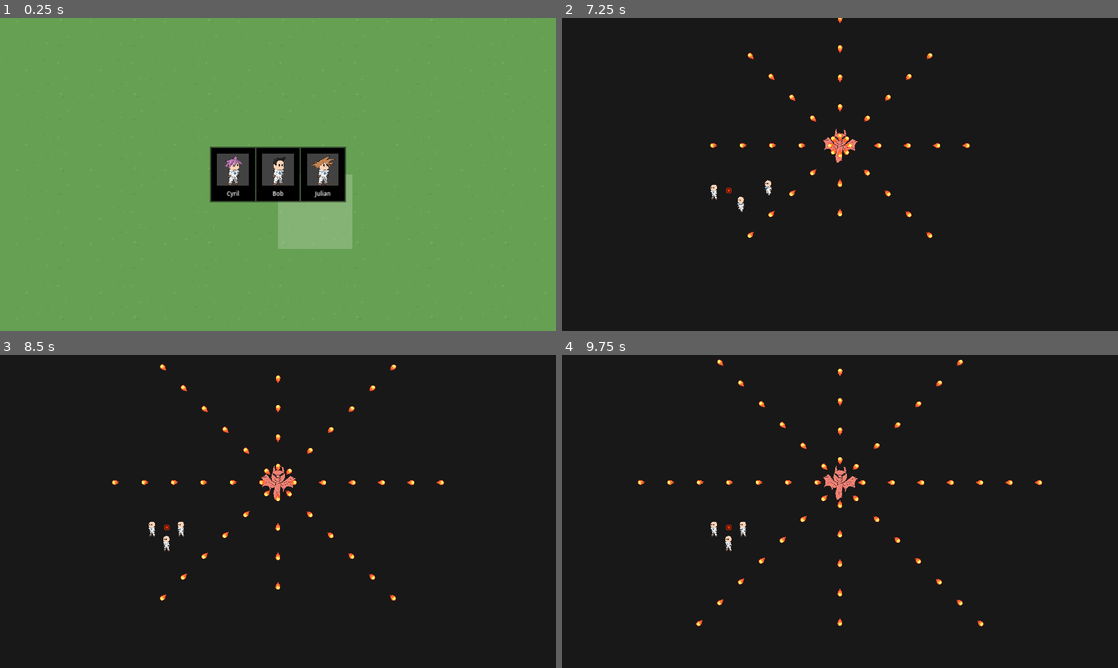
Above: before the commit, frames 1-4 (two rows, left to right).
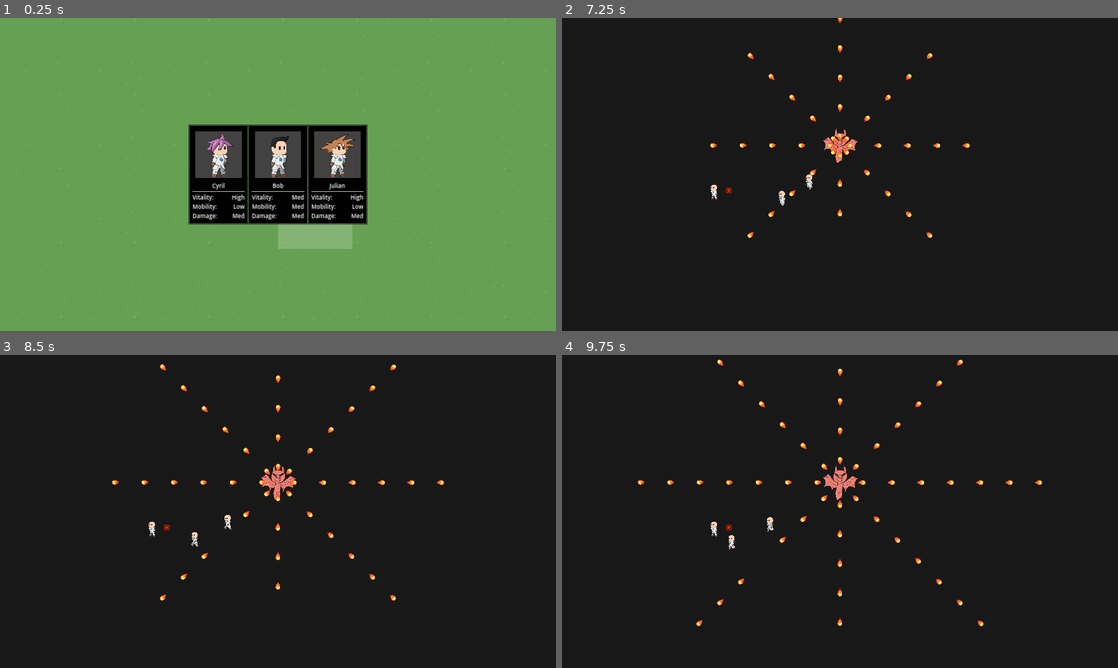
Above: after the commit, the same moments.

Repository: Hokome/BulletHellJam5
Game: Godot game, scene res://game.tscn
The game is run twice, just before and just after one commit, with the same random seed, the same clock (stepped at 60 frames per second) and the same inputs.
Inputs (mouse positions are in pixels of both pictures, inside the frame that each line leads up to):
- Up to frame 1 (0.25 s): no input
- Up to frame 2 (7.25 s): click (795, 174) at 0.52 s; click (795, 174) at 1.27 s; click (795, 174) at 2.02 s; click "Go!" at 2.75 s; tap Enter at 3.5 s; move the mouse to (840, 174) at 3.52 s; click (840, 174) at 3.6 s; move the mouse to (728, 190) at 4.27 s; right-click (728, 190) at 4.35 s; click (728, 190) at 4.42 s; move the mouse to (895, 105) at 5.02 s; click (895, 105) at 5.1 s; move the mouse to (812, 237) at 5.77 s; right-click (812, 237) at 5.85 s; click (812, 237) at 5.92 s; move the mouse to (1006, 221) at 6.52 s; click (1006, 221) at 6.6 s
- Up to frame 3 (8.5 s): move the mouse to (111, 464) at 7.27 s; right-click (111, 464) at 7.35 s; click (111, 464) at 7.42 s; move the mouse to (305, 511) at 8.02 s; click (305, 511) at 8.1 s
- Up to frame 4 (9.75 s): move the mouse to (756, 433) at 8.77 s; right-click (756, 433) at 8.85 s; click (756, 433) at 8.92 s; move the mouse to (962, 495) at 9.52 s; click (962, 495) at 9.6 s

The runs differ from the first frame. In frame 1, 8.4% of the frame differs, in the area x 33-67%, y 34-66%; in frame 2, 0.2%; in frame 3, 0.2%; in frame 4, 0.2%.

Commit message:
Stats display on new unit screen

Diff:
--- a/ui/new_unit_info.tscn
+++ b/ui/new_unit_info.tscn
@@ -1,10 +1,11 @@
-[gd_scene load_steps=8 format=3 uid="uid://cjgt6o7osy4s"]
+[gd_scene load_steps=9 format=3 uid="uid://cjgt6o7osy4s"]
 
 [ext_resource type="Theme" uid="uid://c4511mdsphtiy" path="res://ui/main_theme.tres" id="1_hpeeg"]
 [ext_resource type="Script" path="res://ui/unit_ui.gd" id="2_ln28w"]
 [ext_resource type="Texture2D" uid="uid://dtuhcjag2ck76" path="res://units/ally/unit.png" id="3_8f3qg"]
 [ext_resource type="Theme" uid="uid://jlx340yoo0en" path="res://ui/over_button.tres" id="4_at4av"]
 [ext_resource type="Texture2D" uid="uid://n805cvcuaeqt" path="res://units/ally/hair/hair_goku.png" id="4_rroah"]
+[ext_resource type="PackedScene" uid="uid://dog125hlohoyk" path="res://ui/unit_stat_ui.tscn" id="5_oe8t5"]
 
 [sub_resource type="AtlasTexture" id="AtlasTexture_70qu3"]
 atlas = ExtResource("3_8f3qg")
@@ -14,8 +15,8 @@
 atlas = ExtResource("4_rroah")
 region = Rect2(0, 0, 256, 256)
 
-[node name="unit" type="PanelContainer" node_paths=PackedStringArray("name_label", "hair_image", "select_button")]
-custom_minimum_size = Vector2(300, 0)
+[node name="unit" type="PanelContainer" node_paths=PackedStringArray("name_label", "hair_image", "stat_ui", "select_button")]
+custom_minimum_size = Vector2(400, 0)
 anchors_preset = 8
 anchor_left = 0.5
 anchor_top = 0.5
@@ -29,6 +30,7 @@
 script = ExtResource("2_ln28w")
 name_label = NodePath("margin/vbox/name")
 hair_image = NodePath("margin/vbox/character_margin/hair")
+stat_ui = NodePath("margin/vbox/unit_stat_ui")
 select_button = NodePath("select")
 
 [node name="margin" type="MarginContainer" parent="."]
@@ -67,6 +69,12 @@
 text = "John"
 horizontal_alignment = 1
 
+[node name="separator" type="HSeparator" parent="margin/vbox"]
+layout_mode = 2
+
+[node name="unit_stat_ui" parent="margin/vbox" instance=ExtResource("5_oe8t5")]
+layout_mode = 2
+
 [node name="select" type="Button" parent="."]
 layout_mode = 2
 theme = ExtResource("4_at4av")
--- /dev/null
+++ b/ui/stat_ui.tscn
@@ -0,0 +1,23 @@
+[gd_scene load_steps=2 format=3 uid="uid://dx3edirvc6ofa"]
+
+[ext_resource type="Theme" uid="uid://c4511mdsphtiy" path="res://ui/main_theme.tres" id="1_43vt5"]
+
+[node name="stat_ui" type="HBoxContainer"]
+anchors_preset = 15
+anchor_right = 1.0
+anchor_bottom = 1.0
+grow_horizontal = 2
+grow_vertical = 2
+
+[node name="type" type="Label" parent="."]
+layout_mode = 2
+size_flags_horizontal = 3
+theme = ExtResource("1_43vt5")
+text = "Vitality: "
+
+[node name="intensity" type="Label" parent="."]
+layout_mode = 2
+size_flags_horizontal = 3
+theme = ExtResource("1_43vt5")
+text = "High"
+horizontal_alignment = 2
--- /dev/null
+++ b/ui/unit_stat_ui.gd
@@ -0,0 +1,13 @@
+extends PanelContainer
+class_name UnitStatUI
+
+@export var stat_scene: PackedScene
+@export var stat_list: Control
+
+func display_stats(unit: UM.Unit):
+	for s: UM.UnitStat in unit.stats.values():
+		if s.type == UM.StatType.Support: continue
+		var stat_ui = stat_scene.instantiate()
+		stat_list.add_child(stat_ui)
+		stat_ui.find_child("type").text = s.type_to_string() + ": "
+		stat_ui.find_child("intensity").text = s.intensity_to_string()
--- /dev/null
+++ b/ui/unit_stat_ui.tscn
@@ -0,0 +1,22 @@
+[gd_scene load_steps=3 format=3 uid="uid://dog125hlohoyk"]
+
+[ext_resource type="Script" path="res://ui/unit_stat_ui.gd" id="1_wo410"]
+[ext_resource type="PackedScene" uid="uid://dx3edirvc6ofa" path="res://ui/stat_ui.tscn" id="2_ne3im"]
+
+[node name="unit_stat_ui" type="PanelContainer" node_paths=PackedStringArray("stat_list")]
+anchors_preset = 8
+anchor_left = 0.5
+anchor_top = 0.5
+anchor_right = 0.5
+anchor_bottom = 0.5
+grow_horizontal = 2
+grow_vertical = 2
+script = ExtResource("1_wo410")
+stat_scene = ExtResource("2_ne3im")
+stat_list = NodePath("margin/list")
+
+[node name="margin" type="MarginContainer" parent="."]
+layout_mode = 2
+
+[node name="list" type="VBoxContainer" parent="margin"]
+layout_mode = 2
--- a/ui/unit_ui.gd
+++ b/ui/unit_ui.gd
@@ -4,6 +4,7 @@
 @export var name_label: Label
 @export var hp_bar: ProgressBar
 @export var hair_image: TextureRect
+@export var stat_ui: UnitStatUI
 
 @export var select_button: Button
 
@@ -21,3 +22,6 @@
 	if hp_bar:
 		hp_bar.max_value = unit.get_max_hp()
 		hp_bar.value = unit.hp
+
+	if stat_ui:
+		stat_ui.display_stats(unit)
--- a/units/unit_manager.gd
+++ b/units/unit_manager.gd
@@ -183,7 +183,7 @@
 		create_stat(StatType.Support, StatIntensity.None)
 
 		while budget:
-			var stat = randi_range(1, 4)
+			var stat = randi_range(1, 3)
 			if increment_stat(stat): budget -= 1
 
 		for stat in stats.values():
